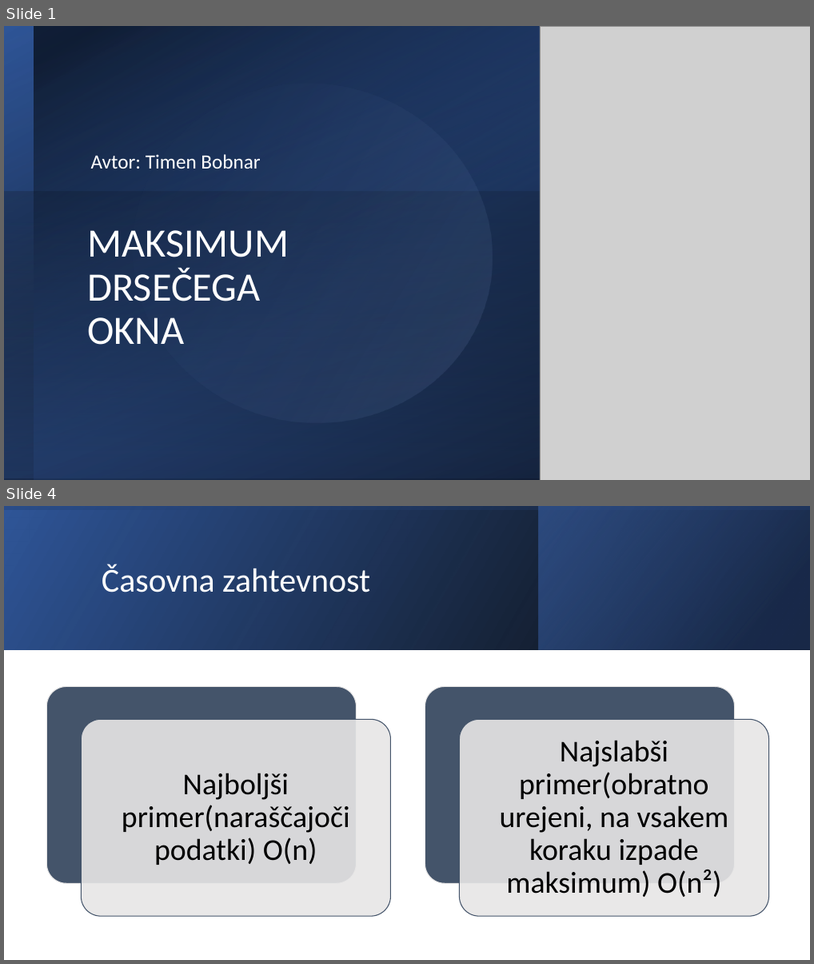
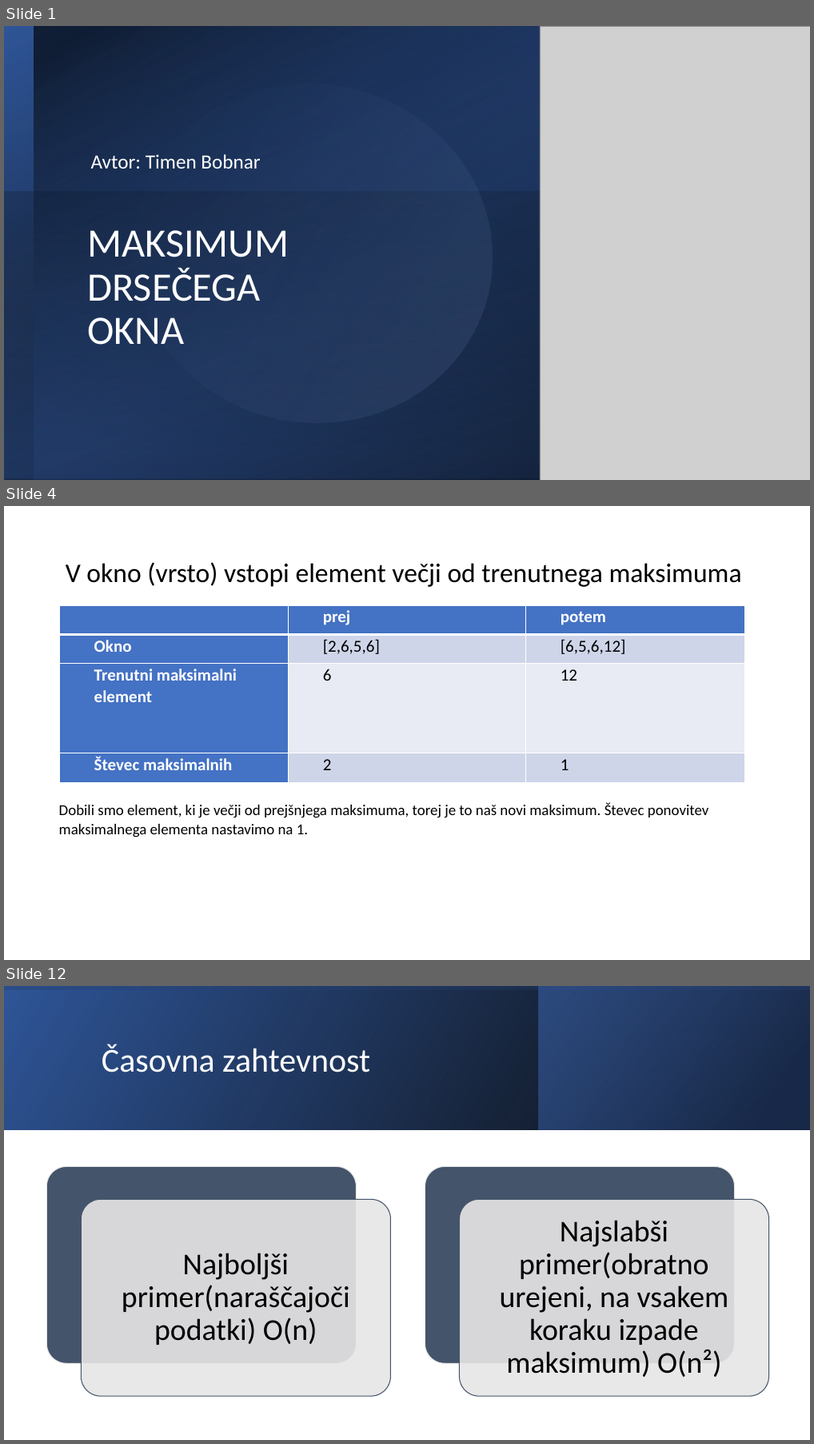
Before and after one commit to timenbob/racunalnistvo1, a slide deck: kratko vpr/MAKSIMUM DRSEČEGA.pptx. Shown one above the other, each under a label of ours: slides 1 and 4 before the commit, slides 1, 4 and 12 after it; the slides between them are not shown. The pictures are 814x964 and 814x1444 pixels, drawn with LibreOffice and Linux fonts; fonts in the diff are those of the drawing; grey boxes stand for pictures. Boxes give left, top, right and bottom in pixels: in the first picture for what was removed or moved away, otherwise in the second. Text is boxed around its words. In the diff, an @@ line names an element or a change of style, - is before the commit and + after.

```diff
--- a/kratko vpr/MAKSIMUM DRSEČEGA.pptx
+++ b/kratko vpr/MAKSIMUM DRSEČEGA.pptx
@@ slide 4 added at (4,506,810,960), background #FFFFFF @@
@@ title added at (66,562,742,587), 32 pt, text #000000 @@
+V okno (vrsto) vstopi element večji od trenutnega maksimuma
@@ table added at (60,605,745,782), 4 rows, 3 columns @@
+ | prej | potem
+Okno | [2,6,5,6] | [6,5,6,12]
+Trenutni maksimalni element | 6 | 12
+Števec maksimalnih | 2 | 1
@@ text added at (59,802,709,837), 18 pt, text #000000 @@
+Dobili smo element, ki je večji od prejšnjega maksimuma, torej je to naš novi maksimum. Števec ponovitev maksimalnega elementa nastavimo na 1.
@@ what was slide 4 is now slide 12 @@
```
Also in this commit, not shown: 1 slide changed, 9 other slides added, 2 slides removed, 19 other files.
